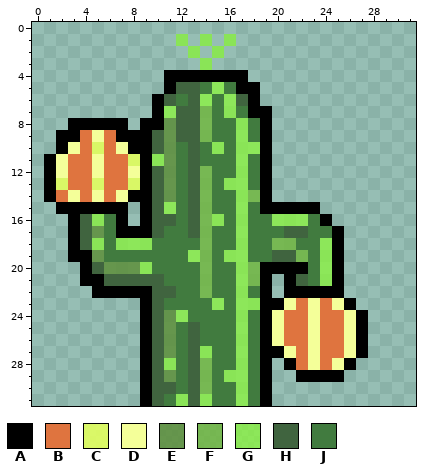
Edited in one commit: pixel-art sprite (Assets/Sprites/CactusPlant/CactusUp1.png). Above, as it was before the edit.
The file is 32x32 pixels. Colours within 5 levels of each other are drawn and written as one.
Palette (. is transparent): A #000000  B #df743f  C #e2ff5fe5  D #f4ff99  E #5f903fe0  F #71b73fd4  G #8af33fc4  H #40643f  J #417b3f
Once edited:
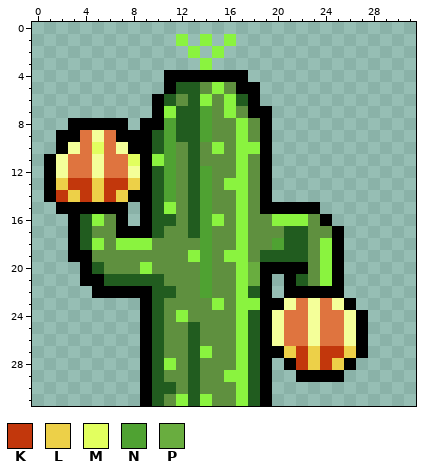
Colours new in this view: K #c2370c  L #edd048  M #e2ff5f  N #4fa232  P #69ad3f
The edit:
Colour G changes from #8af33fc4 to #8af33f.
Colour H changes from #40643f to #215c1f.
Colour J changes from #417b3f to #5f903f.
Colour F gives way to colour H in row 18 at x 21; in row 19 at x 22.
Colour J gives way to colour H in row 18 at x 22; in row 19 at x 19; in row 22 at x 18; in rows 24 to 31 at x 18.
Colour E gives way to colour J in row 17 at x 5; in row 19 at x 5; in row 20 at x 6 to 8; in rows 24 to 27 at x 11; in row 29 at x 11.
Colour F gives way to colour J in row 14 at x 18; in rows 28 to 30 at x 14.
Colour B gives way to colour K in row 13 at x 3 to 4 and 6 to 7; in row 14 at x 2, 4 and 6; in row 27 at x 22 and 24 to 25; in row 28 at x 22 and 24.
Colour C gives way to colour L in row 13 at x 2, 5 and 8.
Colour D gives way to colour L in row 14 at x 3, 5 and 7; in row 27 at x 21, 23 and 26; in row 28 at x 23 and 25.
Colour C gives way to colour M in row 10 at x 5; in row 11 at x 8.
Colour E gives way to colour N in rows 8 to 14 at x 11.
Colour F gives way to colour N in rows 7 to 9 at x 14; in rows 12 to 17 at x 14; in row 18 at x 14 and 20; in rows 19 to 22 at x 14.
Colour F gives way to colour P in rows 20 to 21 at x 18.
Boxes around the changes in both pictures, in picture pixels (x1, y1, x2, y2):
changed: (56, 34, 356, 406)
